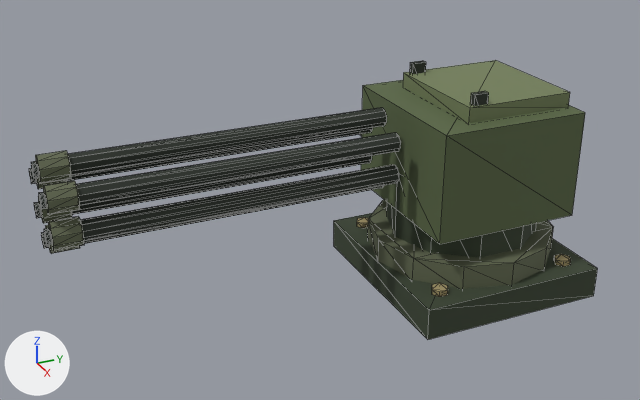
What one commit did to the OBJ model assets/models/equipment/minigun.obj.
The view is the same before and after, from a camera (50 mm lens) standing at (2.64, -1.79, 1.74) and looking at (-0.02, -0.59, 0.41). Lighting does not change. The marker at lower left points along +X, +Y and +Z. The older version comes first. Mesh edges are drawn as thin lines. Where no turn or scale is listed for an object, it has been applied to the vertices.

In view in the first picture: 'BASE.019', 'MOVING.008'.
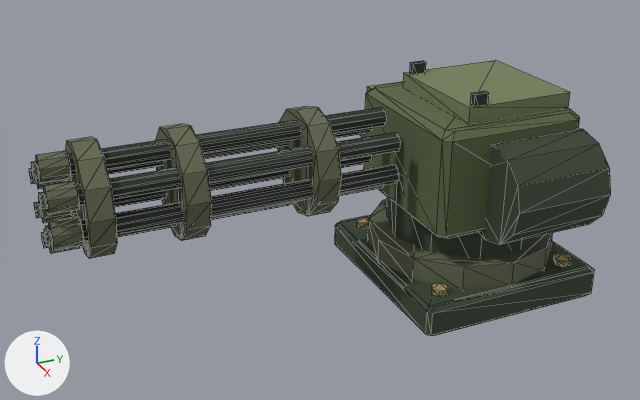
What differs and where, as boxes [x1, y1, x2, y2] in the pictures (640 x 400 px):
'MOVING.008', reshaped
    before: [29, 60, 585, 258]
    after: [29, 60, 611, 258]
'BASE.019', reshaped
    before: [334, 200, 598, 340]
    after: [335, 199, 595, 336]
part 1 of me_base_019, rebuilt
    before: [334, 213, 598, 340]
    after: [335, 215, 595, 336]
part 2 of me_moving_008, added (green)
    after: [277, 106, 342, 216]
part 3 of me_moving_008, added (green)
    after: [155, 124, 212, 241]
part 4 of me_moving_008, added (green)
    after: [65, 137, 117, 258]
part 5 of me_moving_008, added
    after: [479, 129, 611, 244]
part 6 of me_moving_008, rebuilt
    before: [361, 80, 585, 244]
    after: [364, 82, 580, 238]

Edits to the bpy script that builds the scene:
```text
Change me_base_019:
    used by ob_base_019; location = (0.0, 0.0, 0.0)
    remove me_base_019.from_pydata(...)  # 80 vertices, 136 faces; spans x -0.39..0.39, y -0.365..0.365, z 0.0..0.21
    add me_base_019.from_pydata(...)  # 104 vertices, 184 faces; spans x -0.39..0.39, y -0.365..0.365, z 0.0..0.21
    me_base_019 part 1: the loose piece of 8 vertices spanning x -0.39..0.39, y -0.365..0.365, z 0.0..0.12 is rebuilt with 32 vertices and now spans x -0.39..0.39, y -0.365..0.365, z 0.0..0.12
Change me_moving_008:
    used by ob_moving_008; location = (0.0, 0.0, 0.0)
    remove me_moving_008.from_pydata(...)  # 468 vertices, 816 faces; spans x -0.53..0.31, y -1.56..0.32, z 0.13..0.81
    add me_moving_008.from_pydata(...)  # 668 vertices, 1172 faces; spans x -0.53..0.49, y -1.56..0.32, z 0.13..0.81
    me_moving_008 part 2: a new loose piece, a 12-sided cylinder along y spanning x -0.19..0.19, y -0.69..-0.61, z 0.39..0.77, in mat_military_equipment_palette (picture img_palette_png)
    me_moving_008 part 3: a new loose piece, a 12-sided cylinder along y spanning x -0.19..0.19, y -1.14..-1.06, z 0.39..0.77, in mat_military_equipment_palette (picture img_palette_png)
    me_moving_008 part 4: a new loose piece, a 12-sided cylinder along y spanning x -0.19..0.19, y -1.44..-1.36, z 0.39..0.77, in mat_military_equipment_palette (picture img_palette_png)
    me_moving_008 part 5: a new loose piece, a 12-sided cylinder along y spanning x 0.13..0.49, y -0.1..0.28, z 0.3..0.66, in mat_military_equipment_palette (picture img_palette_png)
    me_moving_008 part 6: the loose piece of 8 vertices spanning x -0.31..0.31, y -0.28..0.29, z 0.32..0.72 is rebuilt with 32 vertices and now spans x -0.31..0.31, y -0.28..0.29, z 0.32..0.72
    other edits to the shape of me_moving_008 do not show in these pictures
```
